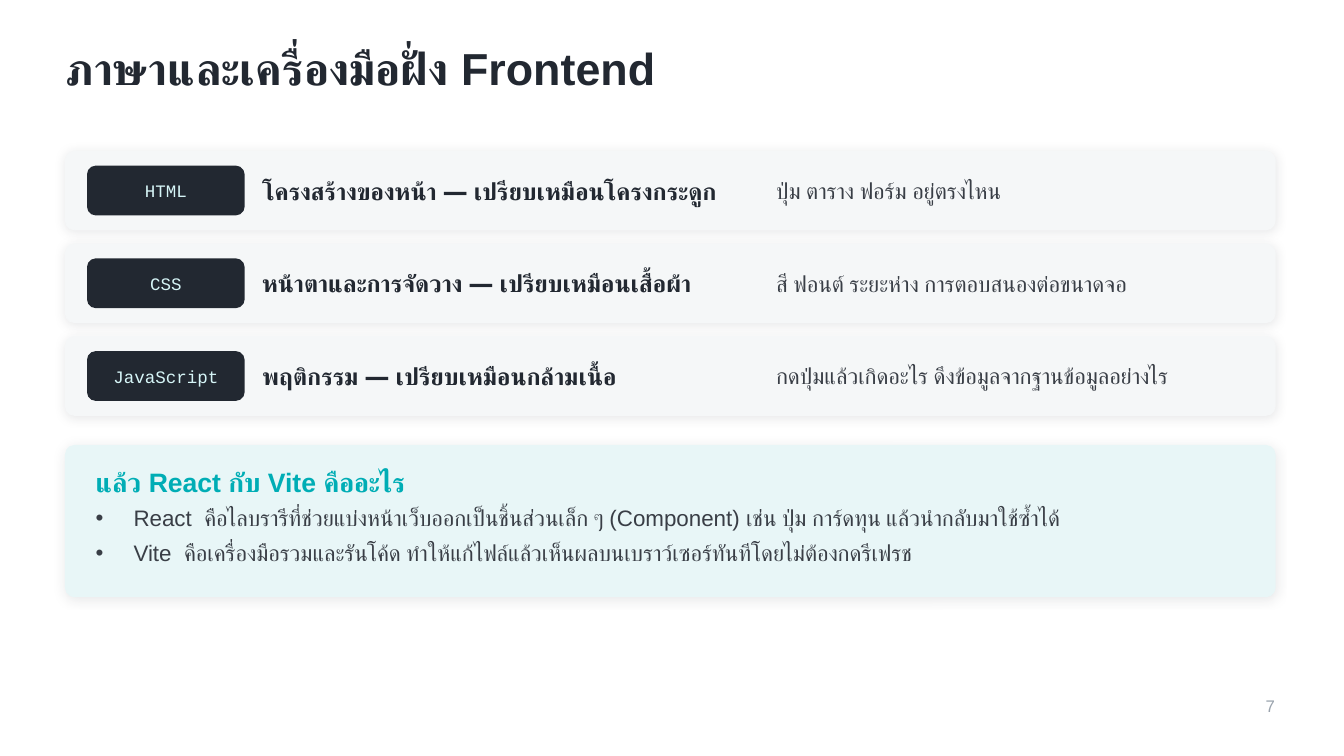
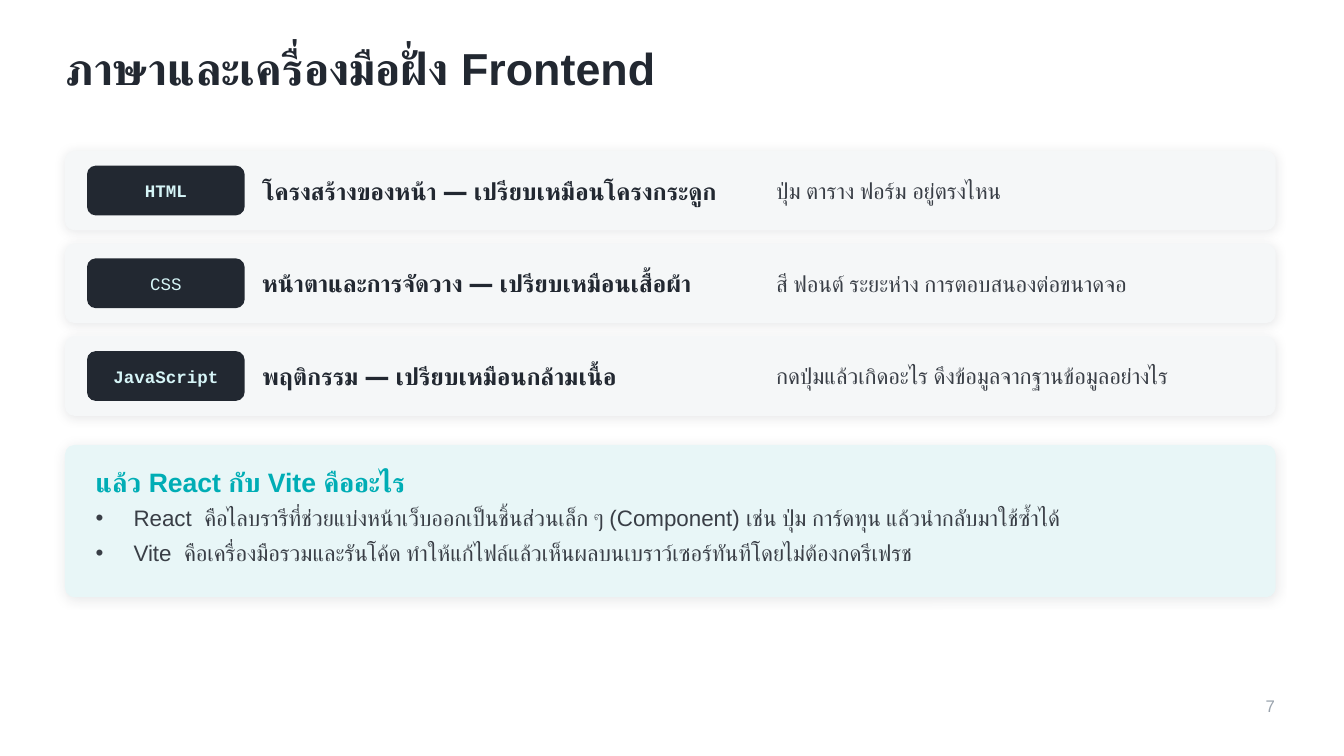
Before and after one commit to dookda/cmu_workshop_antigravity, a slide deck: slide 7 of Funding_Hub_Antigravity_Workshop.pptx. Drawn at 1344x756 pixels with LibreOffice and Linux fonts; fonts in the diff are those of the drawing. Boxes give left, top, right and bottom in pixels: in the first picture for what was removed or moved away, otherwise in the second. Text is boxed around its words. In the diff, an @@ line names an element or a change of style, - is before the commit and + after.

```diff
--- a/Funding_Hub_Antigravity_Workshop.pptx
+++ b/Funding_Hub_Antigravity_Workshop.pptx
@@ text "HTML" at (145,185,187,197): bold on @@
@@ text "JavaScript" at (113,370,218,387): bold on @@
```
Also in this commit, not shown: 5 other slides changed, 5 slides added, 1 slide removed, 2 other files.
